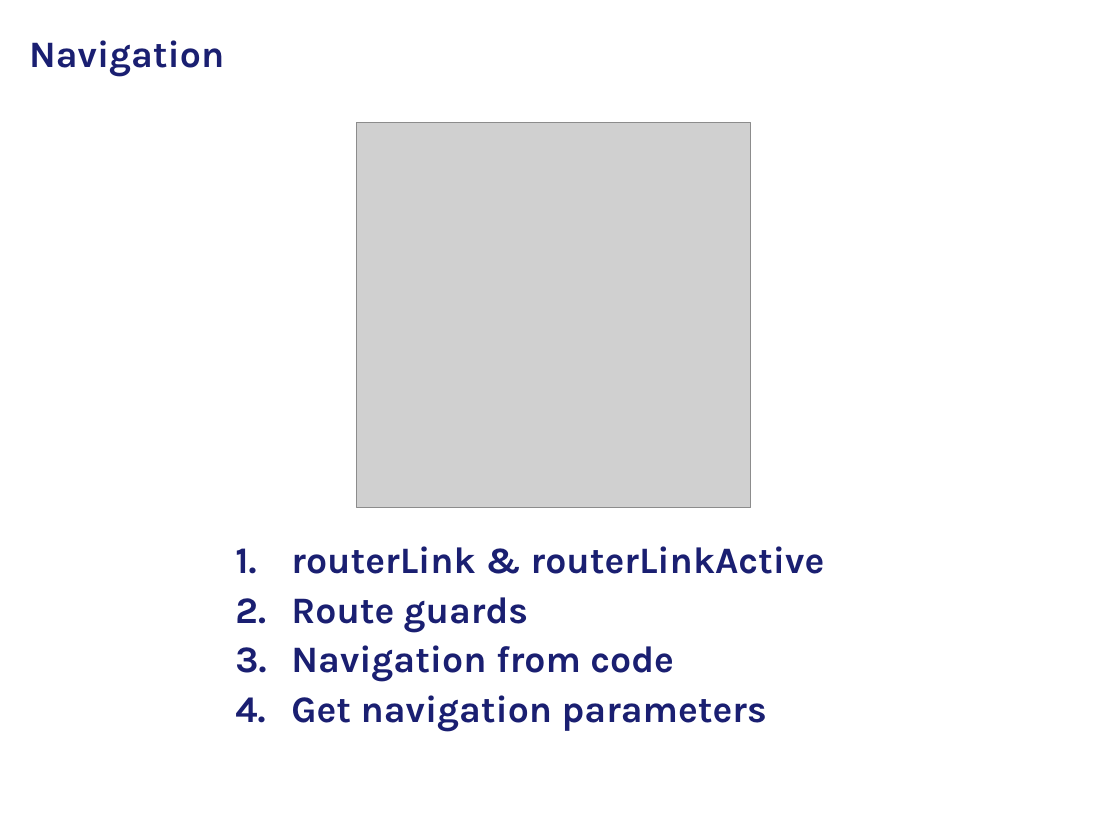
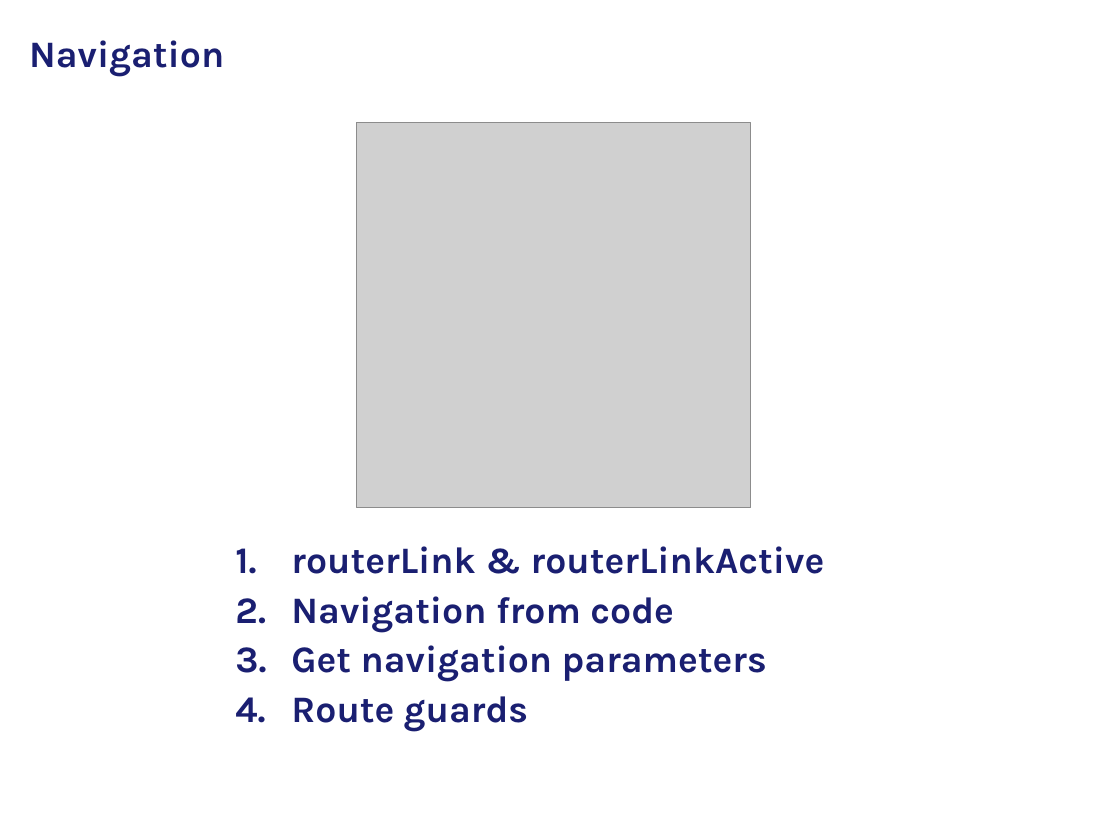
Before and after one commit to mihalcan/AngularToDO, a slide deck: slide 8 of Angular Intro.pptx. Drawn at 1120x840 pixels with LibreOffice and Linux fonts; fonts in the diff are those of the drawing; grey boxes stand for pictures; background and template pictures are left out. Boxes give left, top, right and bottom in pixels: in the first picture for what was removed or moved away, otherwise in the second. Text is boxed around its words. In the diff, an @@ line names an element or a change of style, - is before the commit and + after.

```diff
--- a/Angular Intro.pptx
+++ b/Angular Intro.pptx
@@ text at [291,597,528,633]: paragraph removed @@
-2. Route guards
@@ text at [291,696,528,732]: paragraph added @@
+4. Route guards
```
Also in this commit, not shown: 1 other slide changed, 3 other files.
